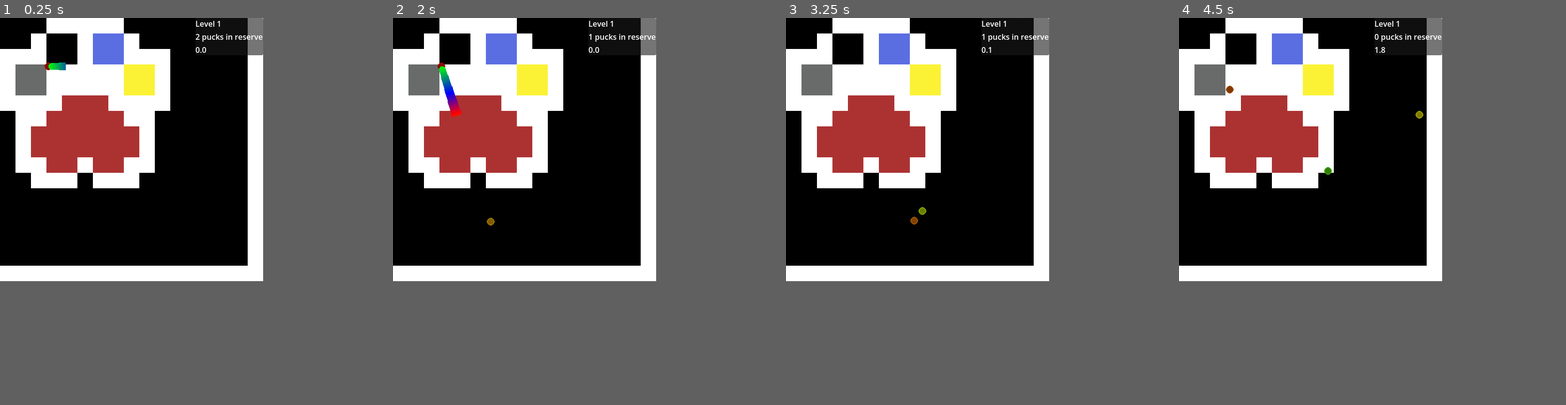
Above: before the commit, frames 1-4 (left to right).
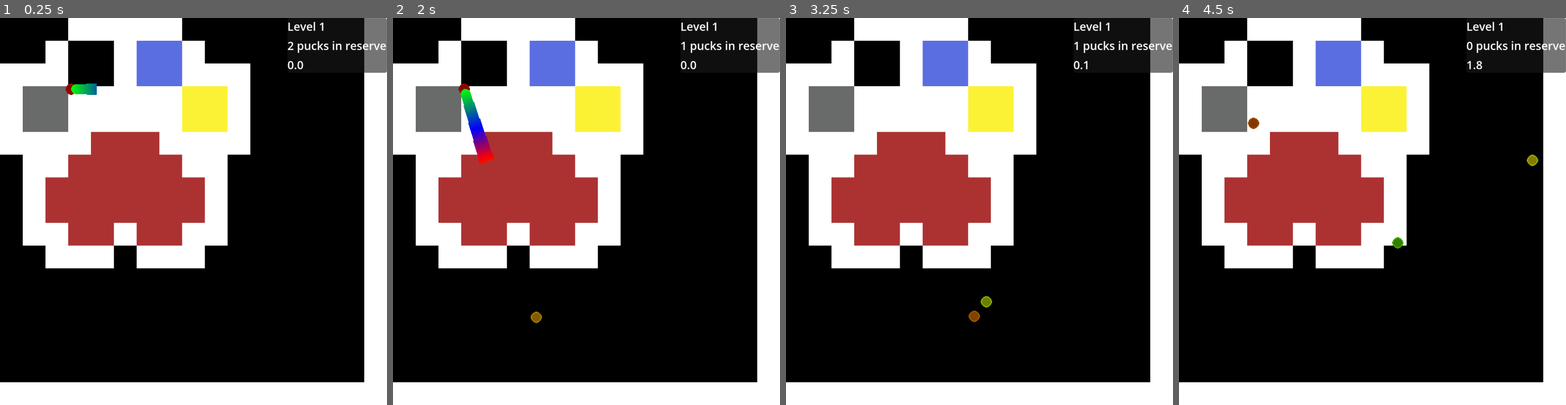
Above: after the commit, the same moments.

Repository: autumn-heights/levelherup-jam-2026
Game: Godot game, scene res://scenes/world.tscn
The game is run twice, just before and just after one commit, with the same random seed, the same clock (stepped at 60 frames per second) and the same inputs.
Inputs (mouse positions are in pixels of both pictures, inside the frame that each line leads up to):
- Up to frame 1 (0.25 s): no input
- Up to frame 2 (2 s): tap Enter at 0.5 s; move the mouse to (582, 137) at 0.52 s; press the mouse at (582, 137) at 0.53 s; tap Space at 1.25 s; move the mouse to (470, 161) at 1.27 s; release the mouse at (470, 161) at 1.28 s; click (470, 161) at 1.35 s
- Up to frame 3 (3.25 s): move the mouse to (944, 91) at 2.02 s; press the mouse at (944, 91) at 2.03 s; move the mouse to (905, 203) at 2.77 s; release the mouse at (905, 203) at 2.78 s; click (905, 203) at 2.85 s
- Up to frame 4 (4.5 s): move the mouse to (1387, 188) at 3.52 s; press the mouse at (1387, 188) at 3.53 s; move the mouse to (1233, 110) at 4.27 s; release the mouse at (1233, 110) at 4.28 s; click (1233, 110) at 4.35 s
In our replay, the window is 544x544 before the commit and 800x800 after it. These sizes can differ from the game's own. Grey fills any space a smaller window leaves; there, only what the larger window draws over its background counts as a difference.

The runs differ from the first frame. In frame 1, 46% of the frame differs, in the area x 0-100%, y 0-100%; in frame 2, 46%; in frame 3, 46%; in frame 4, 46%.

Commit message:
Increasing camera scaling

Diff:
--- a/fill-bucket-golf/project.godot
+++ b/fill-bucket-golf/project.godot
@@ -17,10 +17,12 @@
 
 [display]
 
-window/size/viewport_width=544
-window/size/viewport_height=544
+window/size/viewport_width=1088
+window/size/viewport_height=1088
 window/stretch/mode="canvas_items"
 window/stretch/aspect="expand"
+window/stretch/scale=2.0
+window/stretch/scale_mode="integer"
 
 [global_group]
 
